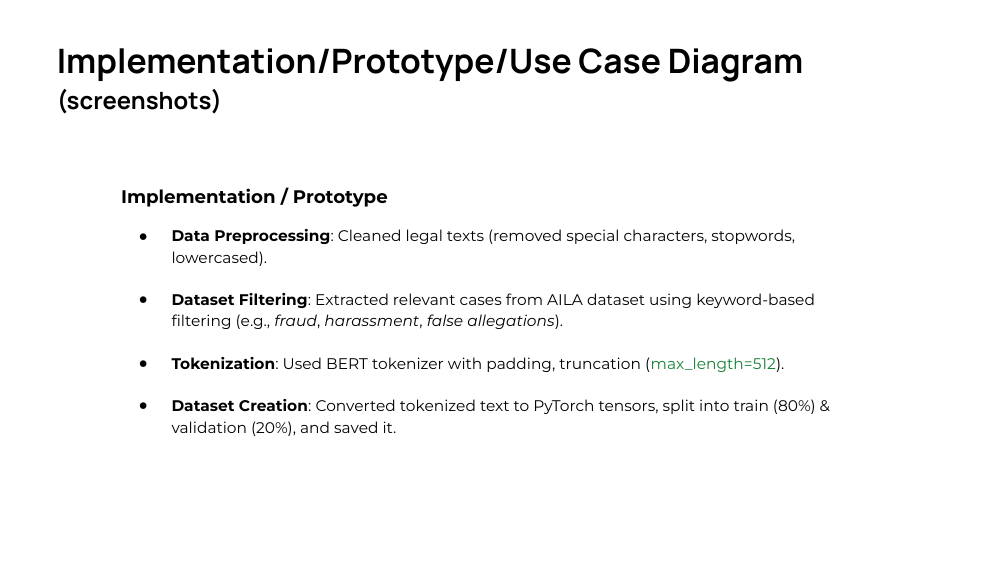
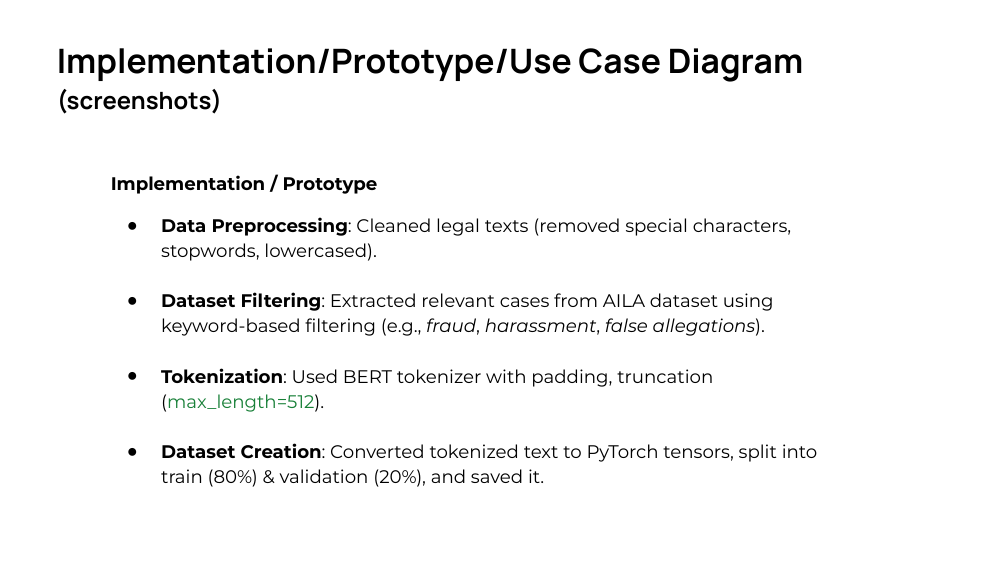
Before and after one commit to CMPN-CODECELL/Syrus2025_OpenInnovation_AIDIDMYCODE, a slide deck: slide 6 of PPT_AIDIDMYCODE_C1.pptx. Drawn at 1008x567 pixels with LibreOffice and Linux fonts; fonts in the diff are those of the drawing; background and template pictures are left out. Boxes give left, top, right and bottom in pixels: in the first picture for what was removed or moved away, otherwise in the second. Text is boxed around its words. In the diff, an @@ line names an element or a change of style, - is before the commit and + after.

```diff
--- a/PPT_AIDIDMYCODE_C1.pptx
+++ b/PPT_AIDIDMYCODE_C1.pptx
@@ text "Implementation / Prototype": place and size @@
-text "Implementation / Prototype" at (121, 188, 816, 436)
+text "Implementation / Prototype" at (111, 175, 818, 487)
@@ text at (161, 217, 818, 487): size 11 to 13 pt; indent changed @@
```
Also in this commit, not shown: 3 other slides changed.
